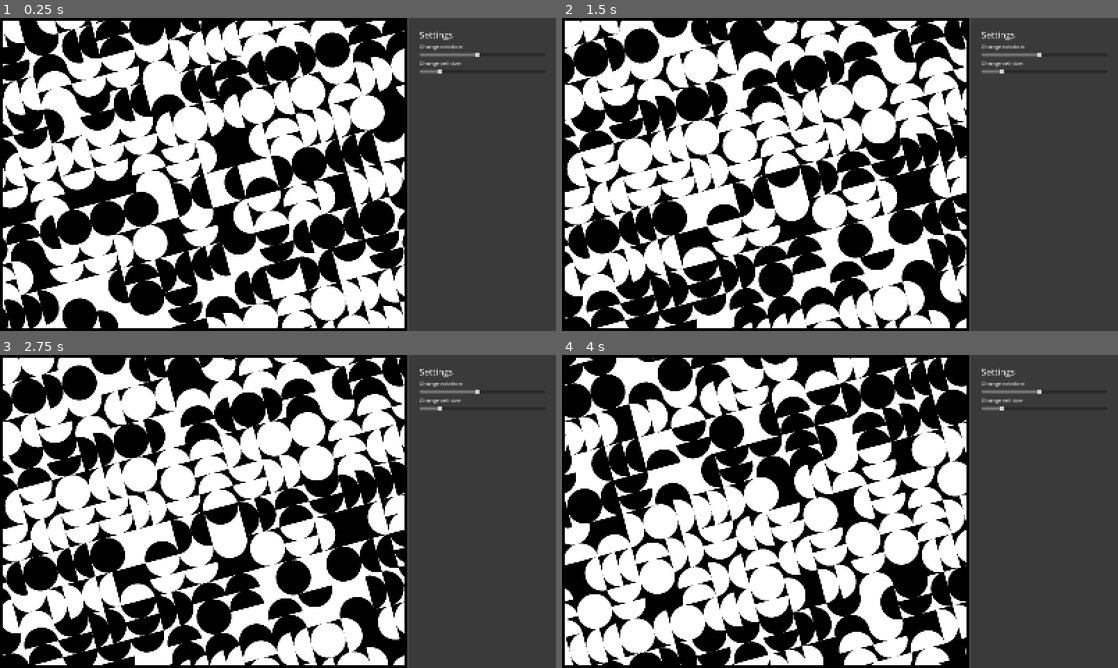
Above: before the commit, frames 1-4 (two rows, left to right).
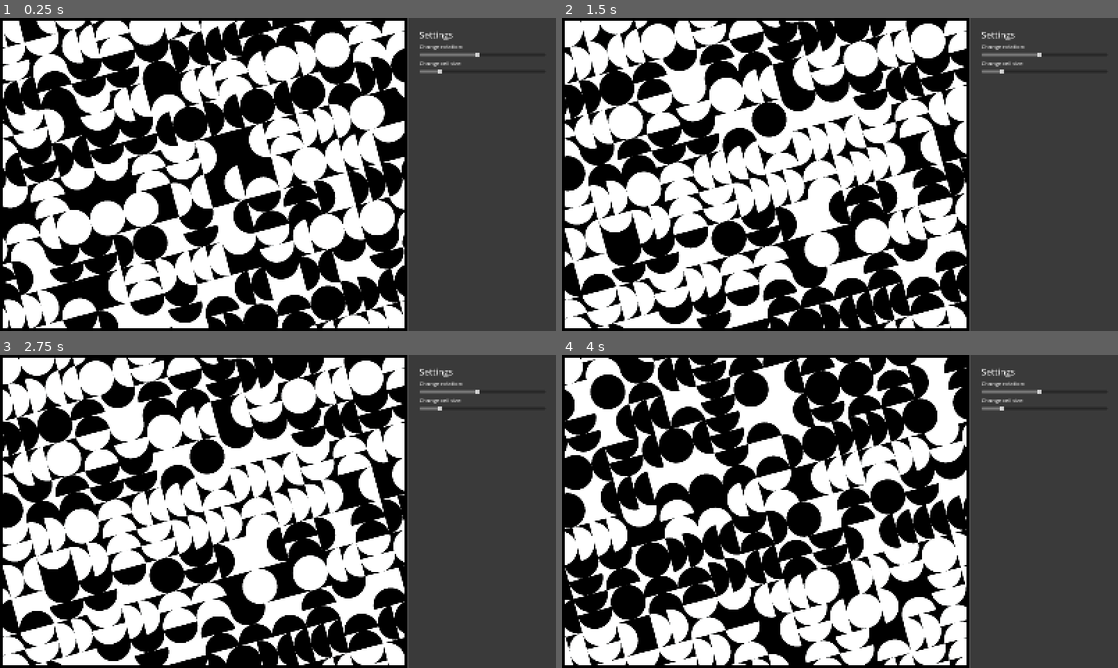
Above: after the commit, the same moments.

Repository: rio-raimundo/Sykora-painting-recreation
Game: Godot game, scene res://scenes/main-scene.tscn
Two runs of this game, one before a commit and one after it. Both use one fixed random seed, a clock stepped at 60 frames per second and the inputs below.
Inputs (mouse positions are in pixels of both pictures, inside the frame that each line leads up to):
- Up to frame 1 (0.25 s): no input
- Up to frame 2 (1.5 s): tap Enter at 0.5 s; move the mouse to (767, 174) at 0.52 s; tap P at 0.6 s; click (767, 174) at 0.67 s; tap Space at 1.25 s; move the mouse to (567, 30) at 1.27 s; tap R at 1.35 s; click (567, 30) at 1.42 s
- Up to frame 3 (2.75 s): tap Enter at 2 s; move the mouse to (38, 358) at 2.02 s; tap H at 2.1 s; click (38, 358) at 2.17 s
- Up to frame 4 (4 s): tap Space at 2.75 s; move the mouse to (573, 401) at 2.77 s; tap C at 2.85 s; click (573, 401) at 2.92 s; tap Enter at 3.5 s; move the mouse to (606, 392) at 3.52 s; tap P at 3.6 s; click (606, 392) at 3.67 s

The runs differ from the first frame. In frame 1, 54% of the frame differs, in the area x 0-73%, y 0-100%; in frame 2, 44%; in frame 3, 44%; in frame 4, 38%.

Commit message:
Fix error in the maths for minimum squares to draw with non-square viewport sizes

Diff:
--- a/scripts/grid.gd
+++ b/scripts/grid.gd
@@ -70,12 +70,9 @@
 	# Return if all have not been initialised
 	if (min_cell_size <= 0) or (viewport_size.x <= 2 or viewport_size.y <= 2) or (cell_size <= 0): return
 
-	# We want to calculate number of cells as (rows, cols), so first we swap viewport coords (which are x,y)
-	var viewport_rc = Vector2(viewport_size[1], viewport_size[0])
-	# To convert, we want to know how many squares would fill the DIAGONAL of our viewport, since this will allow any rotation without gaps
-
-	# We want n_cells and max_n_cells to be even to keep the centre in the same point (could also both be odd)
-	n_cells = _make_even_ceil(sqrt(2) * viewport_rc / cell_size)
+	# Because of rotation, we always want to draw cells in a square
+	var diagonal = sqrt(viewport_size[0]**2 + viewport_size[1]**2)
+	n_cells = _make_even_ceil(Vector2(diagonal, diagonal) / cell_size)
 	grid_dim = Vector2(n_cells[1], n_cells[0]) * cell_size
 
 	# Initialise the grid pool if it hasn't been yet
@@ -88,9 +85,9 @@
 
 func _initialise_grid_pool():
 	# Figure out what the maximum number of squares that we might need is and save them in the pool
-	# We want to calculate number of cells as (rows, cols), so first we swap viewport coords (which are x,y)
-	var viewport_rc = Vector2(viewport_size[1], viewport_size[0])
-	max_n_cells = _make_even_ceil(sqrt(2) * viewport_rc / min_cell_size)
+	# This ends up as being the square with side length equal to the diagonal of the viewport
+	var diagonal = sqrt(viewport_size[0]**2 + viewport_size[1]**2)
+	max_n_cells = _make_even_ceil(Vector2(diagonal, diagonal) / min_cell_size)
 
 	# Now that we have max_n_cells we can initialise the row colors too
 	_update_row_colors(false)  # set draw to false because we dont have patterns yet
